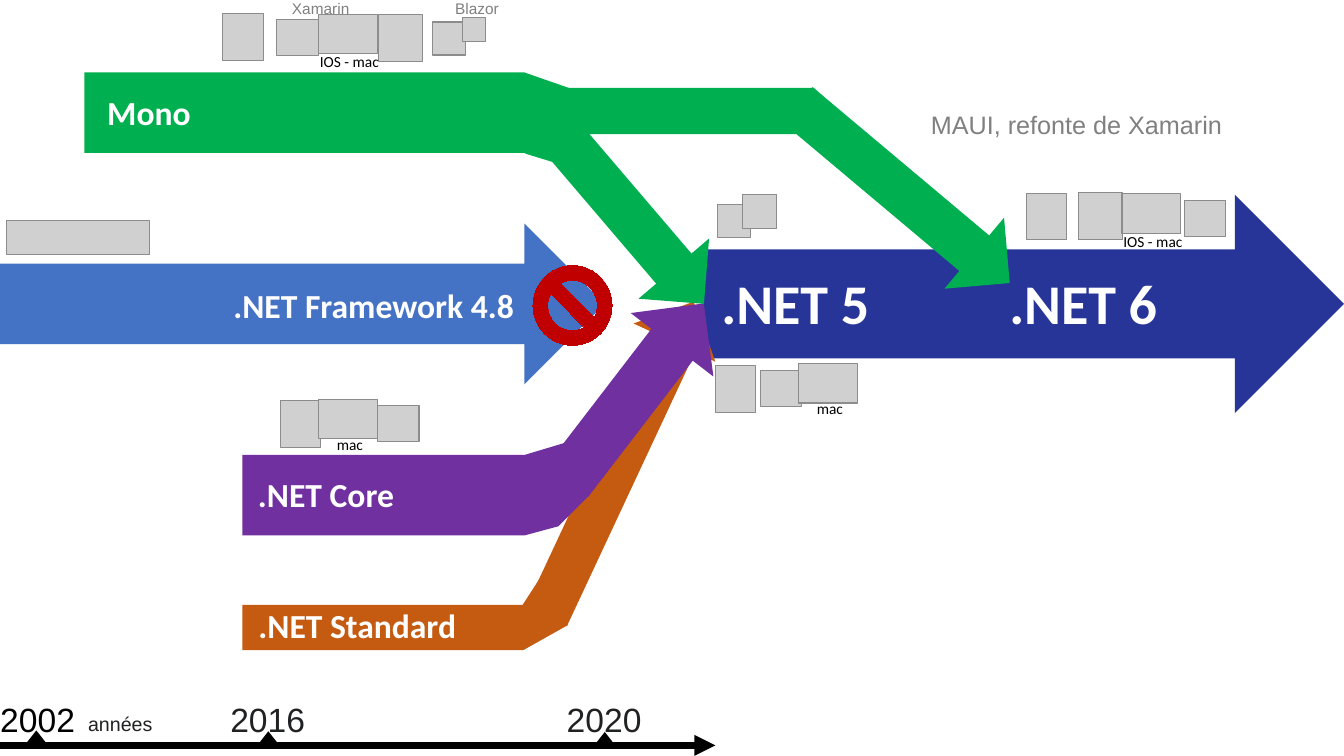
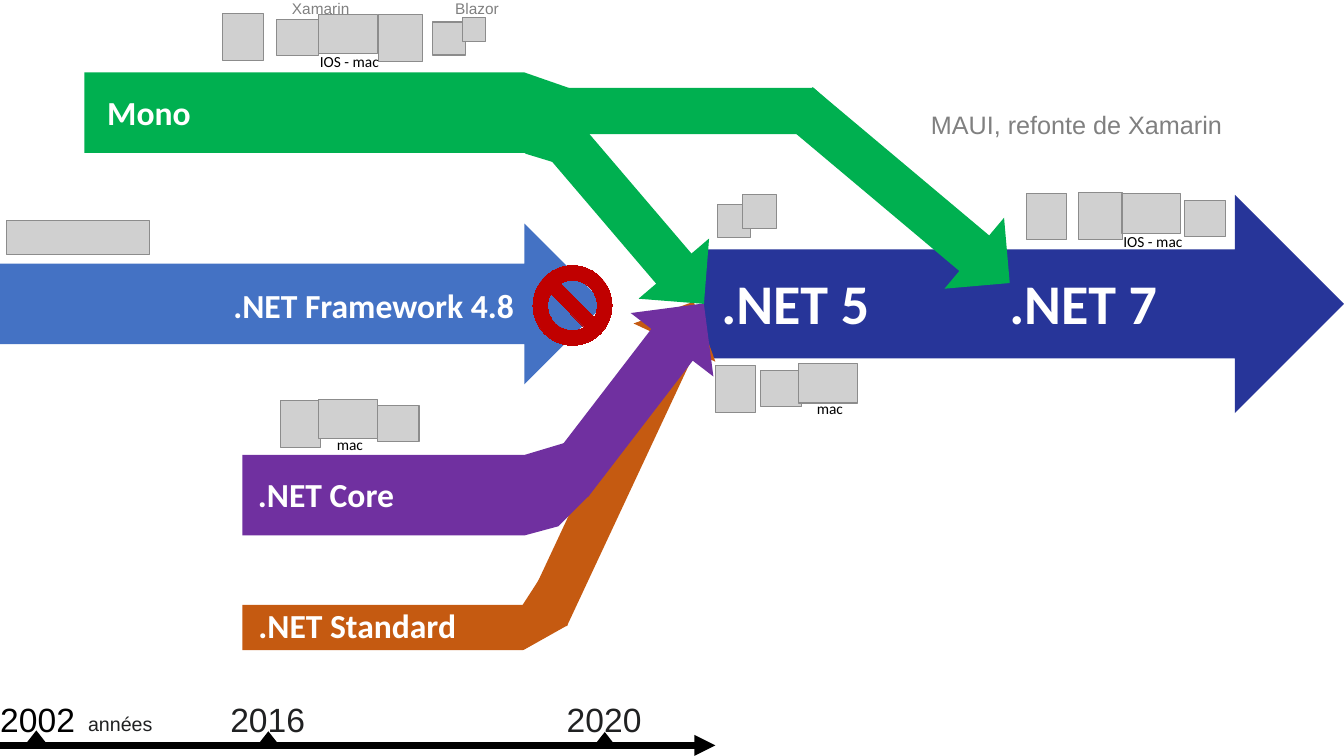
Before and after one commit to guillaume-chervet/course.dotnet, a slide deck: slide 11 of documentations/Dotnet vs dotnet core.pptx. Drawn at 1344x756 pixels with LibreOffice and Linux fonts; fonts in the diff are those of the drawing; grey boxes stand for pictures. Boxes give left, top, right and bottom in pixels: in the first picture for what was removed or moved away, otherwise in the second. Text is boxed around its words. In the diff, an @@ line names an element or a change of style, - is before the commit and + after.

```diff
--- a/documentations/Dotnet vs dotnet core.pptx
+++ b/documentations/Dotnet vs dotnet core.pptx
@@ text at box(1009, 278, 1157, 325): text changed @@
-.NET 6
+.NET 7
```
Also in this commit, not shown: 1 other slide changed, 1 other file.
